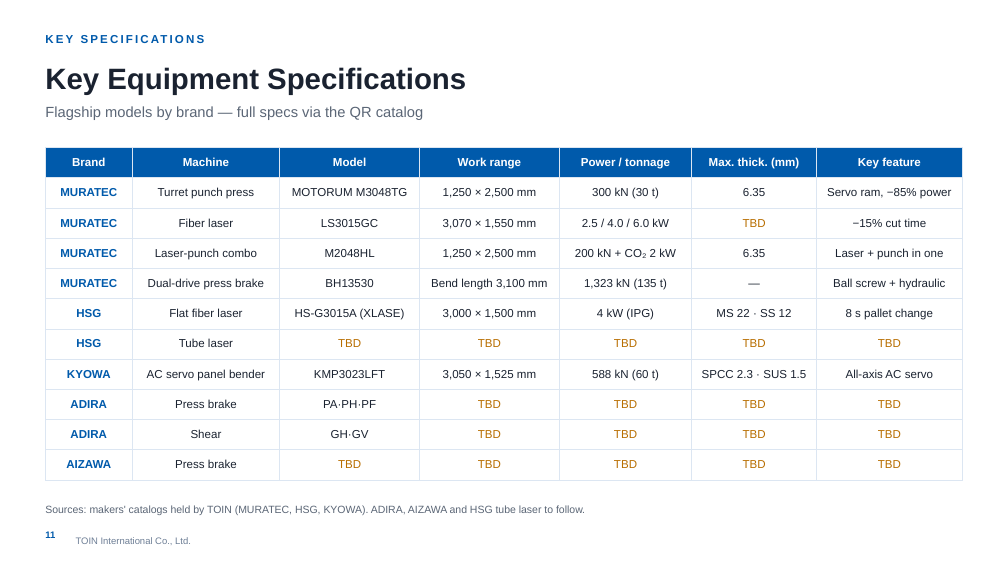
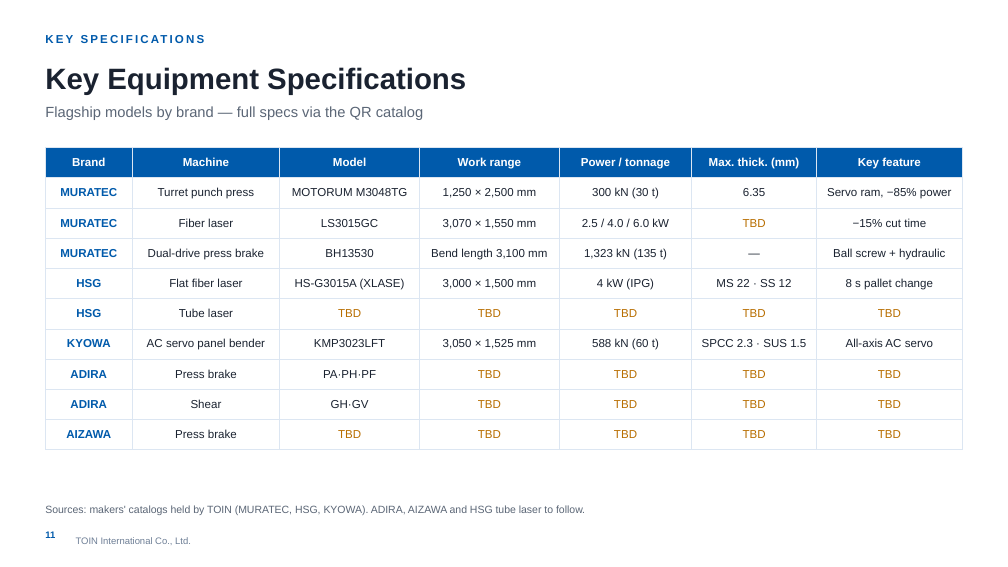
Before and after one commit to zeaus81/search, a slide deck: slide 11 of company_profile_2027/TOIN_Company_Profile_2027_EN.pptx. Drawn at 1008x567 pixels with LibreOffice and Linux fonts; fonts in the diff are those of the drawing; background and template pictures are left out. Boxes give left, top, right and bottom in pixels: in the first picture for what was removed or moved away, otherwise in the second. Text is boxed around its words. In the diff, an @@ line names an element or a change of style, - is before the commit and + after.

```diff
--- a/company_profile_2027/TOIN_Company_Profile_2027_EN.pptx
+++ b/company_profile_2027/TOIN_Company_Profile_2027_EN.pptx
@@ table at (45,147,963,442) @@
-row 4: MURATEC | Laser-punch combo | M2048HL | 1,250 × 2,500 mm | 200 kN + CO₂ 2 kW | 6.35 | Laser + punch in one
```
Also in this commit, not shown: 1 other slide changed, 1 other file.
